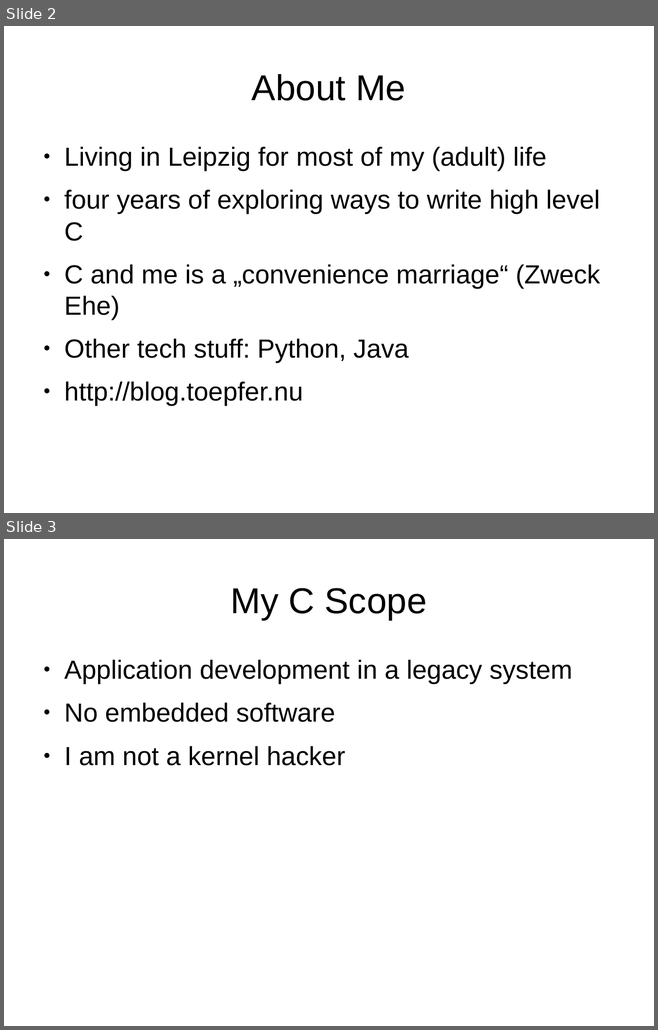
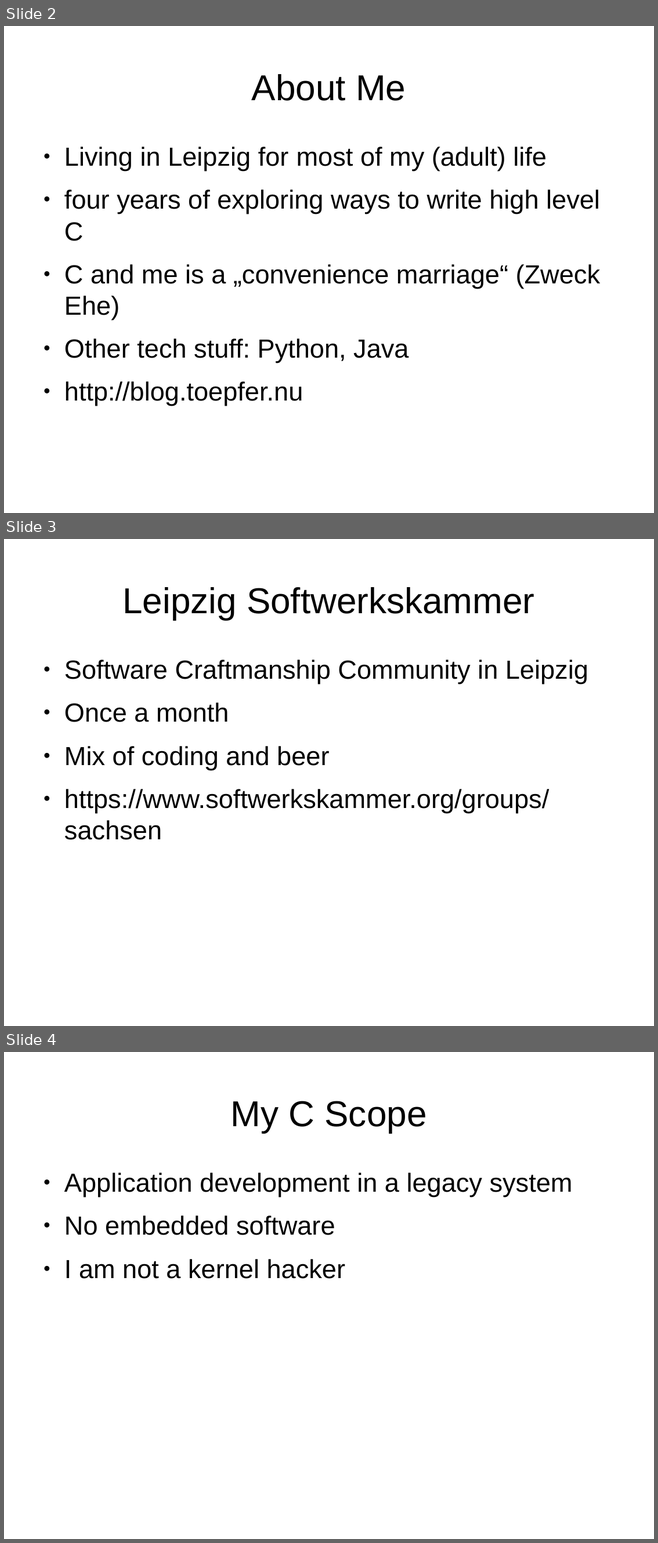
Before and after one commit to samba2/modern_c, a slide deck: modern_c.odp. Shown one above the other, each under a label of ours: slides 2 and 3 before the commit, slides 2, 3 and 4 after it. The pictures are 658x1030 and 658x1543 pixels, drawn with LibreOffice and Linux fonts; fonts in the diff are those of the drawing. Boxes give left, top, right and bottom in pixels: in the first picture for what was removed or moved away, otherwise in the second. Text is boxed around its words. In the diff, an @@ line names an element or a change of style, - is before the commit and + after.

```diff
--- a/modern_c.odp
+++ b/modern_c.odp
@@ slide 3 added at [4,539,654,1026], background #FFFFFF @@
@@ title added at [122,587,534,620], 44 pt, text #000000 @@
+Leipzig Softwerkskammer
@@ text added at [64,660,588,840], 32 pt, text #000000 @@
+● Software Craftmanship Community in Leipzig
+● Once a month
+● Mix of coding and beer
+● https://www.softwerkskammer.org/groups/sachsen
@@ what was slide 3 is now slide 4 @@
```
Also in this commit, not shown: 7 slides changed, 15 other slides added, 2 other files.
